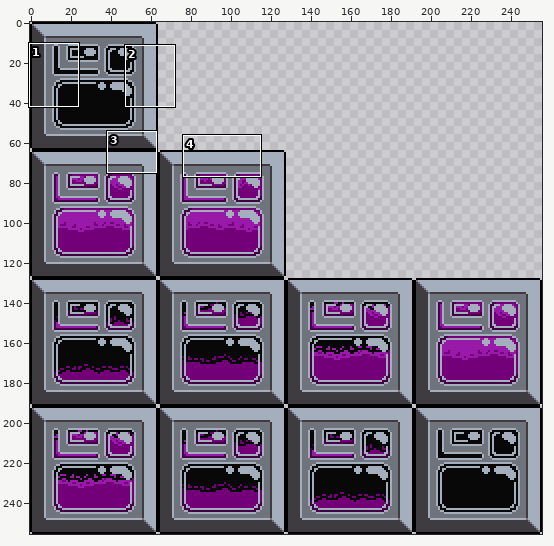
Sprite sheet -- Assets/Buildings/Factories/BlastiumCellPlant.png. The first picture is a wide view before the edit; the outline marks the close-up.
Close-up. Before the commit:
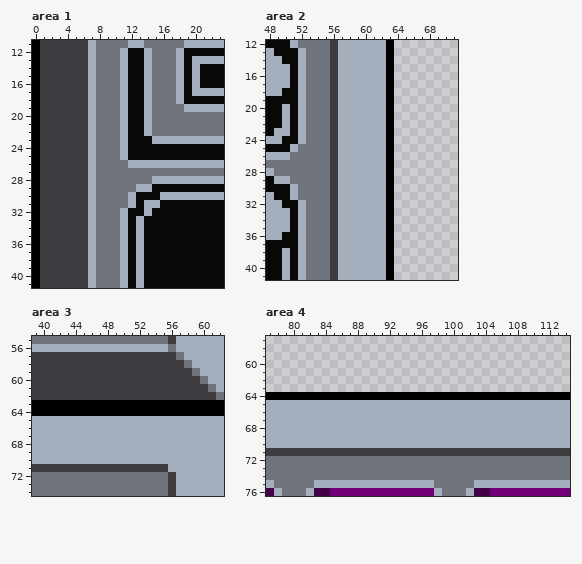
The file is 256x256 pixels. Shown: area 1: x 0..23, y 11..41; area 2: x 48..71, y 12..41; area 3: x 39..62, y 55..74; area 4: x 77..114, y 57..76. The commit also changed other parts of the picture, which this record leaves out.
New version:
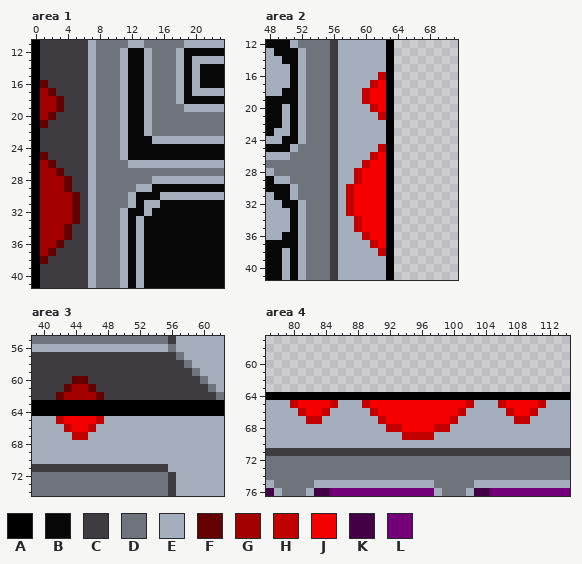
Palette (. is transparent): A #000000  B #080808  C #3e3c40  D #6f737c  E #a5aebc  F #640000  G #a30000  H #c30000  J #f40000  K #430046  L #730079
Diff:
--- area 1
@@ x 0..5 @@
 15 ACCCCC
-16 ACCCCC
-17 ACCCCC
-18 ACCCCC
-19 ACCCCC
-20 ACCCCC
-21 ACCCCC
+16 AFCCCC
+17 AGFCCC
+18 AGGFCC
+19 AGGFCC
+20 AGFCCC
+21 AFCCCC
 22 ACCCCC
@@ x 0..7 @@
 24 ACCCCCCE
-25 ACCCCCCE
-26 ACCCCCCE
-27 ACCCCCCE
-28 ACCCCCCE
-29 ACCCCCCE
-30 ACCCCCCE
-31 ACCCCCCE
-32 ACCCCCCE
-33 ACCCCCCE
-34 ACCCCCCE
-35 ACCCCCCE
-36 ACCCCCCE
-37 ACCCCCCE
-38 ACCCCCCE
+25 AFCCCCCE
+26 AGFCCCCE
+27 AGGFCCCE
+28 AGGGFCCE
+29 AGGGFCCE
+30 AGGGGFCE
+31 AGGGGFCE
+32 AGGGGFCE
+33 AGGGGFCE
+34 AGGGFCCE
+35 AGGGFCCE
+36 AGGFCCCE
+37 AGFCCCCE
+38 AFCCCCCE
 39 ACCCCCCE
--- area 2
@@ x 58..64 @@
 15 EEEEEA.
-16 EEEEEA.
-17 EEEEEA.
-18 EEEEEA.
-19 EEEEEA.
-20 EEEEEA.
-21 EEEEEA.
+16 EEEEHA.
+17 EEEHJA.
+18 EEHJJA.
+19 EEHJJA.
+20 EEEHJA.
+21 EEEEHA.
 22 EEEEEA.
@@ x 56..64 @@
 24 CEEEEEEA.
-25 CEEEEEEA.
-26 CEEEEEEA.
-27 CEEEEEEA.
-28 CEEEEEEA.
-29 CEEEEEEA.
-30 CEEEEEEA.
-31 CEEEEEEA.
-32 CEEEEEEA.
-33 CEEEEEEA.
-34 CEEEEEEA.
-35 CEEEEEEA.
-36 CEEEEEEA.
-37 CEEEEEEA.
-38 CEEEEEEA.
+25 CEEEEEHA.
+26 CEEEEHJA.
+27 CEEEHJJA.
+28 CEEHJJJA.
+29 CEEHJJJA.
+30 CEHJJJJA.
+31 CEHJJJJA.
+32 CEHJJJJA.
+33 CEHJJJJA.
+34 CEEHJJJA.
+35 CEEHJJJA.
+36 CEEEHJJA.
+37 CEEEEHJA.
+38 CEEEEEHA.
 39 CEEEEEEA.
--- area 3
@@ x 40..49 @@
 59 CCCCCCCCCC
-60 CCCCCCCCCC
-61 CCCCCCCCCC
-62 CCCCCCCCCC
+60 CCCCFFCCCC
+61 CCCFGGFCCC
+62 CCFGGGGFCC
 63 AAAAAAAAAA
 64 AAAAAAAAAA
-65 EEEEEEEEEE
-66 EEEEEEEEEE
-67 EEEEEEEEEE
+65 EEHJJJJHEE
+66 EEEHJJHEEE
+67 EEEEHHEEEE
 68 EEEEEEEEEE
--- area 4
@@ x 77..114 @@
 64 AAAAAAAAAAAAAAAAAAAAAAAAAAAAAAAAAAAAAA
-65 EEEEEEEEEEEEEEEEEEEEEEEEEEEEEEEEEEEEEE
-66 EEEEEEEEEEEEEEEEEEEEEEEEEEEEEEEEEEEEEE
-67 EEEEEEEEEEEEEEEEEEEEEEEEEEEEEEEEEEEEEE
-68 EEEEEEEEEEEEEEEEEEEEEEEEEEEEEEEEEEEEEE
-69 EEEEEEEEEEEEEEEEEEEEEEEEEEEEEEEEEEEEEE
+65 EEEHJJJJHEEEHJJJJJJJJJJJJHEEEHJJJJHEEE
+66 EEEEHJJHEEEEEHJJJJJJJJJJHEEEEEHJJHEEEE
+67 EEEEEHHEEEEEEEHJJJJJJJJHEEEEEEEHHEEEEE
+68 EEEEEEEEEEEEEEEHHJJJJHHEEEEEEEEEEEEEEE
+69 EEEEEEEEEEEEEEEEEHHHHEEEEEEEEEEEEEEEEE
 70 EEEEEEEEEEEEEEEEEEEEEEEEEEEEEEEEEEEEEE
